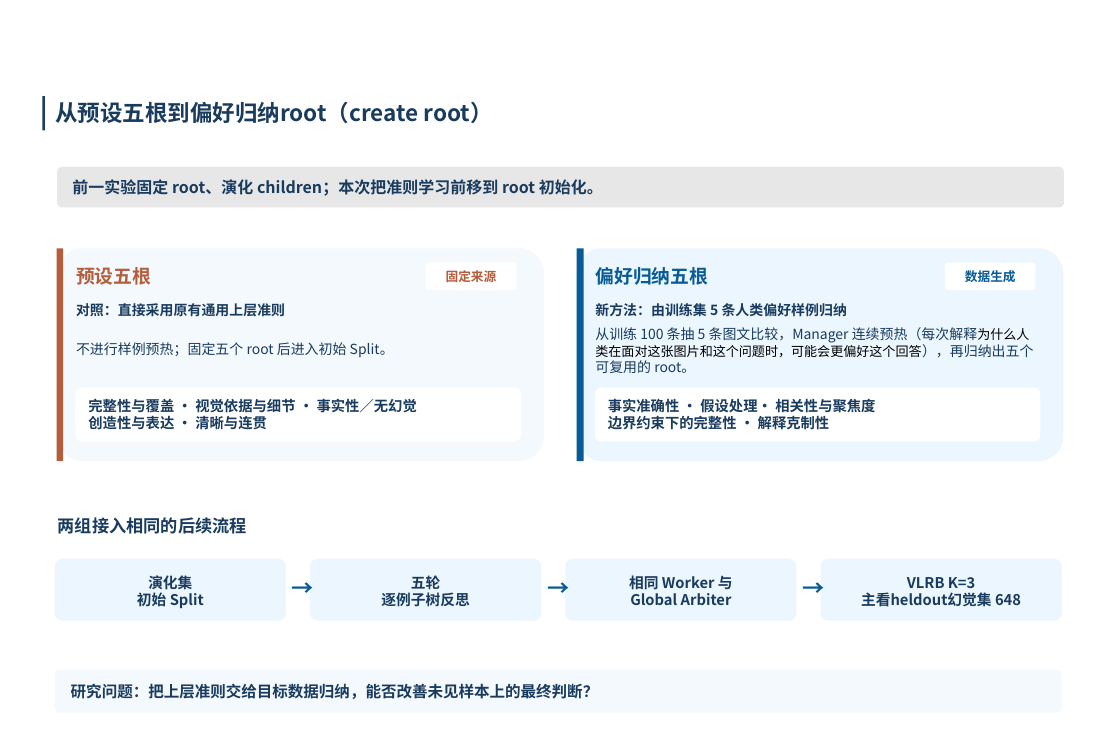
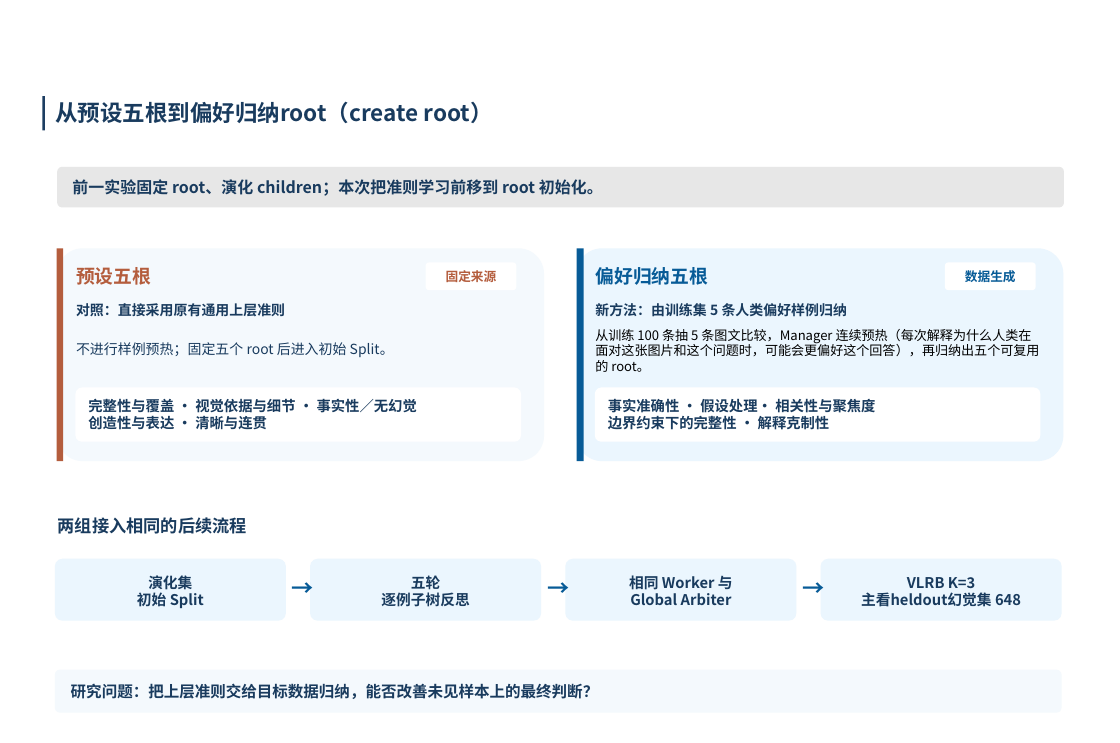
Before and after one commit to xiaoguaiwqx/02-Rubric, a slide deck: slide 10 of docs/experiments/subtree-local-reflection/framework.pptx. Drawn at 1120x743 pixels with LibreOffice and Linux fonts; fonts in the diff are those of the drawing; background and template pictures are left out. Boxes give left, top, right and bottom in pixels: in the first picture for what was removed or moved away, otherwise in the second. Text is boxed around its words. In the diff, an @@ line names an element or a change of style, - is before the commit and + after.

```diff
--- a/docs/experiments/subtree-local-reflection/framework.pptx
+++ b/docs/experiments/subtree-local-reflection/framework.pptx
@@ text "从训练 100 条抽 5 条图文比较，Manager ..." at bbox=[595, 329, 1039, 372]: size 17 to 16 pt, text colour #193B5E to #000000 in "从训练 100 条抽 5 条图文比较，Manager 连续预热（每次解释为什么人类在面对这张图片和这个问题时，可能会更偏 ..." @@
```
Also in this commit, not shown: 2 other slides changed, 2 other files.
